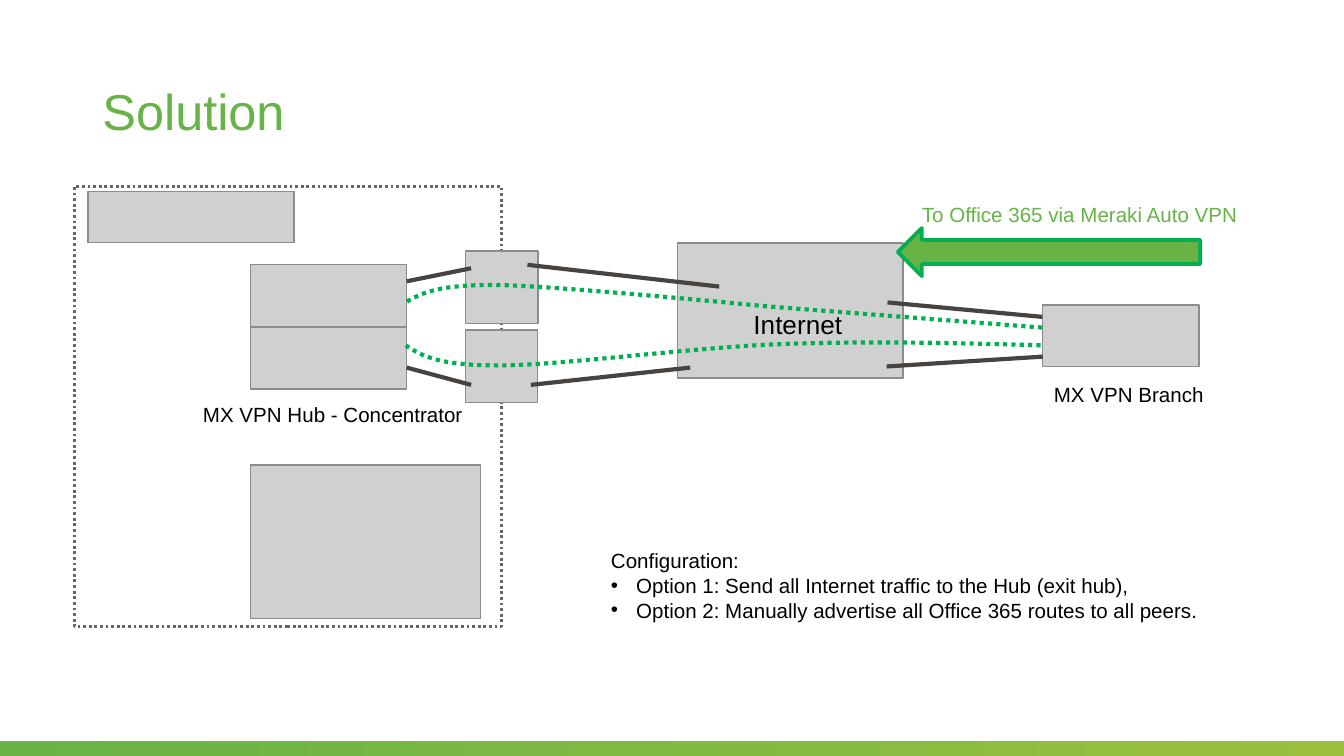
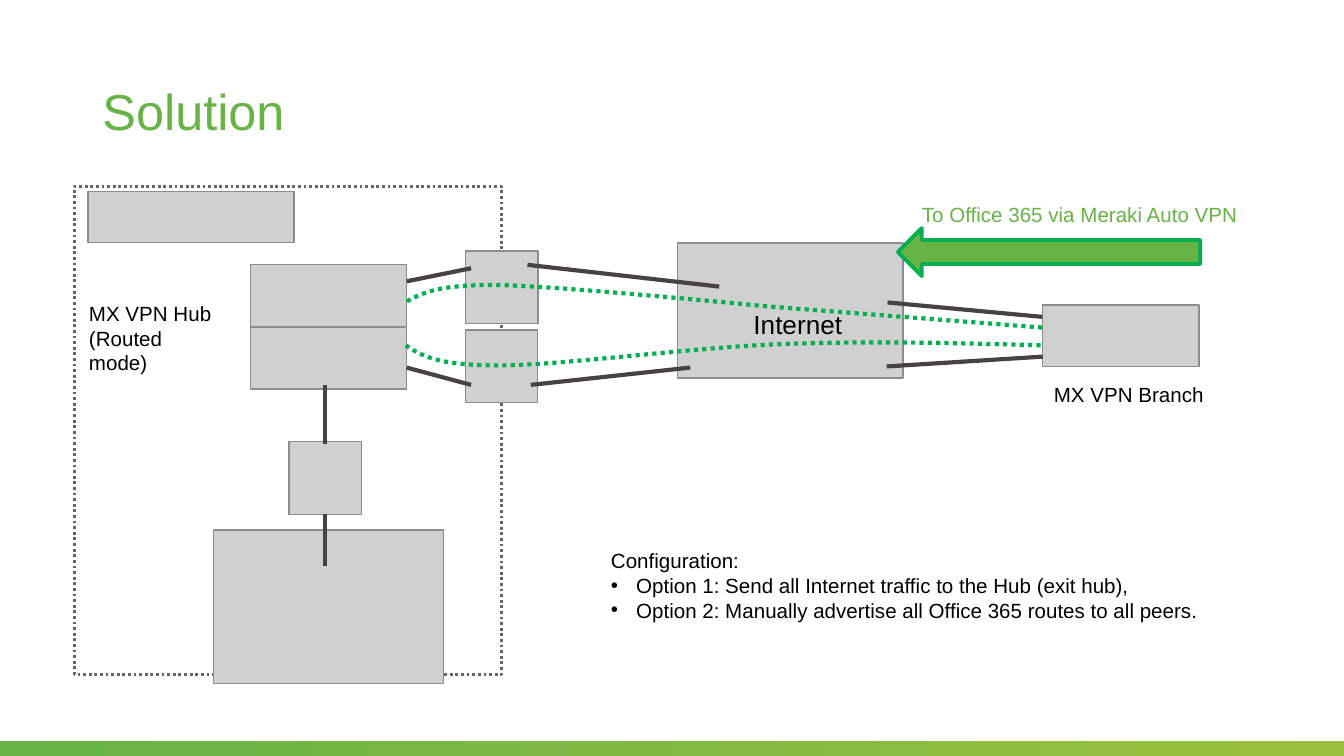
Before and after one commit to SalnikovAndrey/performance-based-routing-to-office-365-over-meraki-sd-wan, a slide deck: slide 3 of Problem-Solution overview.pptx. Drawn at 1344x756 pixels with LibreOffice and Linux fonts; fonts in the diff are those of the drawing; grey boxes stand for pictures; background and template pictures are left out. Boxes give left, top, right and bottom in pixels: in the first picture for what was removed or moved away, otherwise in the second. Text is boxed around its words. In the diff, an @@ line names an element or a change of style, - is before the commit and + after.

```diff
--- a/Problem-Solution overview.pptx
+++ b/Problem-Solution overview.pptx
@@ rectangle: place and size @@
-rectangle at (74, 187, 501, 628)
+rectangle at (74, 187, 501, 675)
@@ text at (89, 306, 211, 375): text changed @@
-MX VPN Hub - Concentrator
+MX VPN Hub (Routed mode)
@@ line added from (325, 384) to (325, 445), #464340 2.25 pt @@
@@ picture added at (289, 442, 362, 515) @@
@@ picture: place and size @@
-picture at (250, 465, 480, 618)
+picture at (214, 530, 444, 683)
@@ line added from (325, 515) to (325, 566), #464340 2.25 pt @@
```
Also in this commit, not shown: 1 other slide changed, 2 other files.
